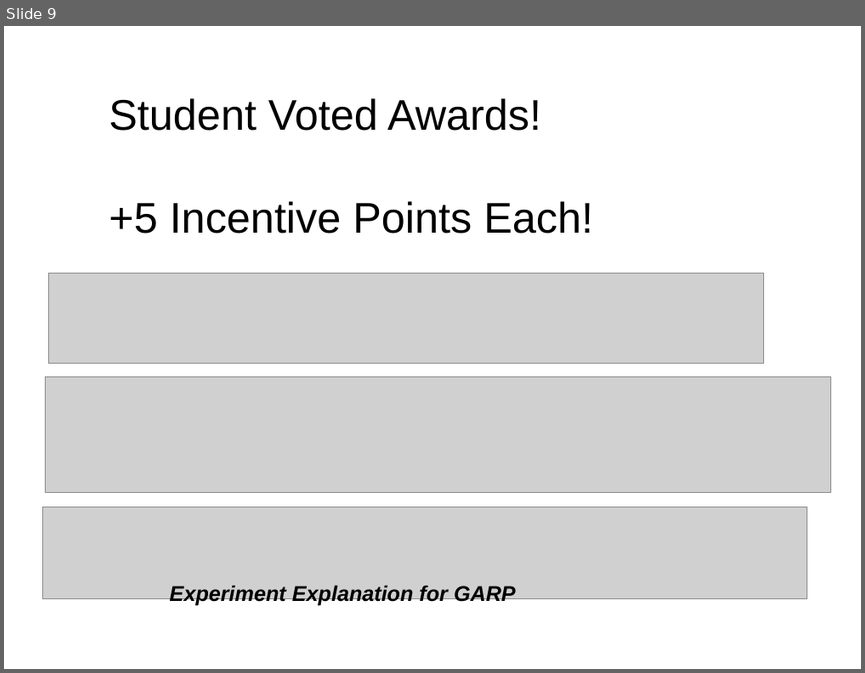
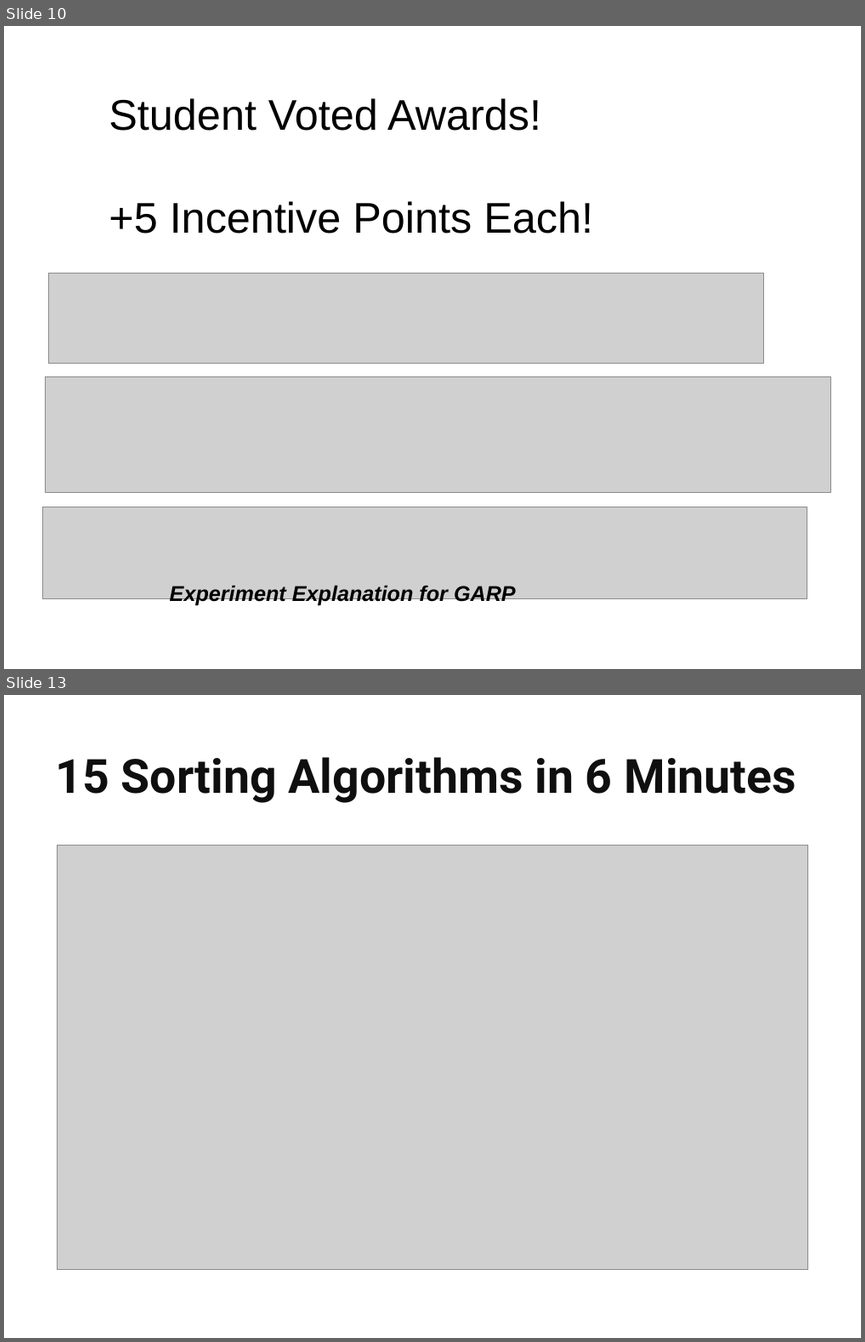
Before and after one commit to RHIT-CSSE/csse220, a slide deck: ClassMaterials/MergeSort/Slides/Part2-Presentation.pptx. Shown one above the other, each under a label of ours: slide 9 before the commit, slides 10 and 13 after it; the slides between them are not shown. The pictures are 865x673 and 865x1342 pixels, drawn with LibreOffice and Linux fonts; fonts in the diff are those of the drawing; grey boxes stand for pictures. Boxes give left, top, right and bottom in pixels: in the first picture for what was removed or moved away, otherwise in the second. Text is boxed around its words. In the diff, an @@ line names an element or a change of style, - is before the commit and + after.

```diff
--- a/ClassMaterials/MergeSort/Slides/Part2-Presentation.pptx
+++ b/ClassMaterials/MergeSort/Slides/Part2-Presentation.pptx
@@ slide 13 added at bbox=[4, 695, 861, 1338], background #FFFFFF @@
@@ title added at bbox=[55, 757, 796, 803], 39.6 pt, text #0F0F0F, bold @@
+15 Sorting Algorithms in 6 Minutes
@@ picture added at bbox=[57, 845, 809, 1269] @@
@@ what was slide 9 is now slide 10 @@
```
Also in this commit, not shown: 2 slides changed, 6 other slides added, 6 other files.
